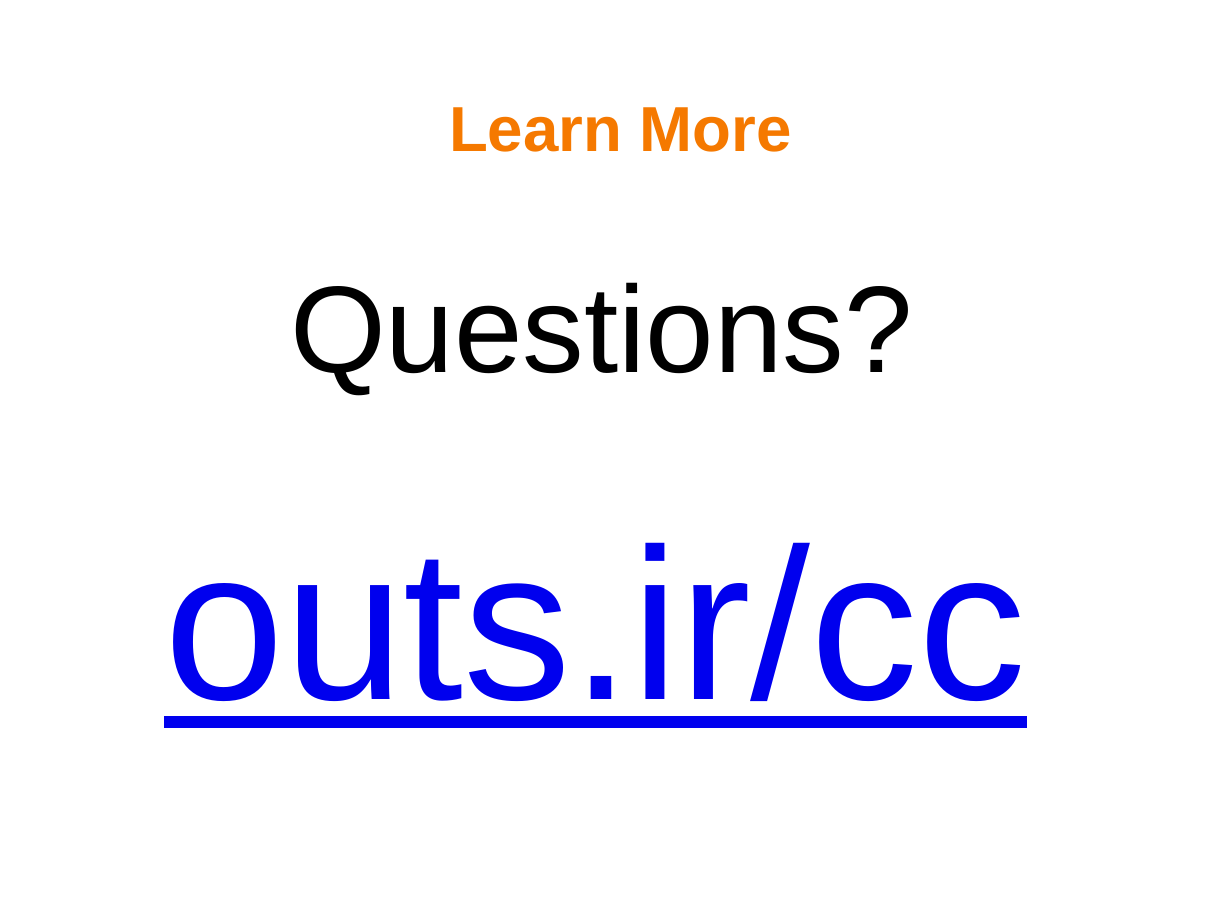
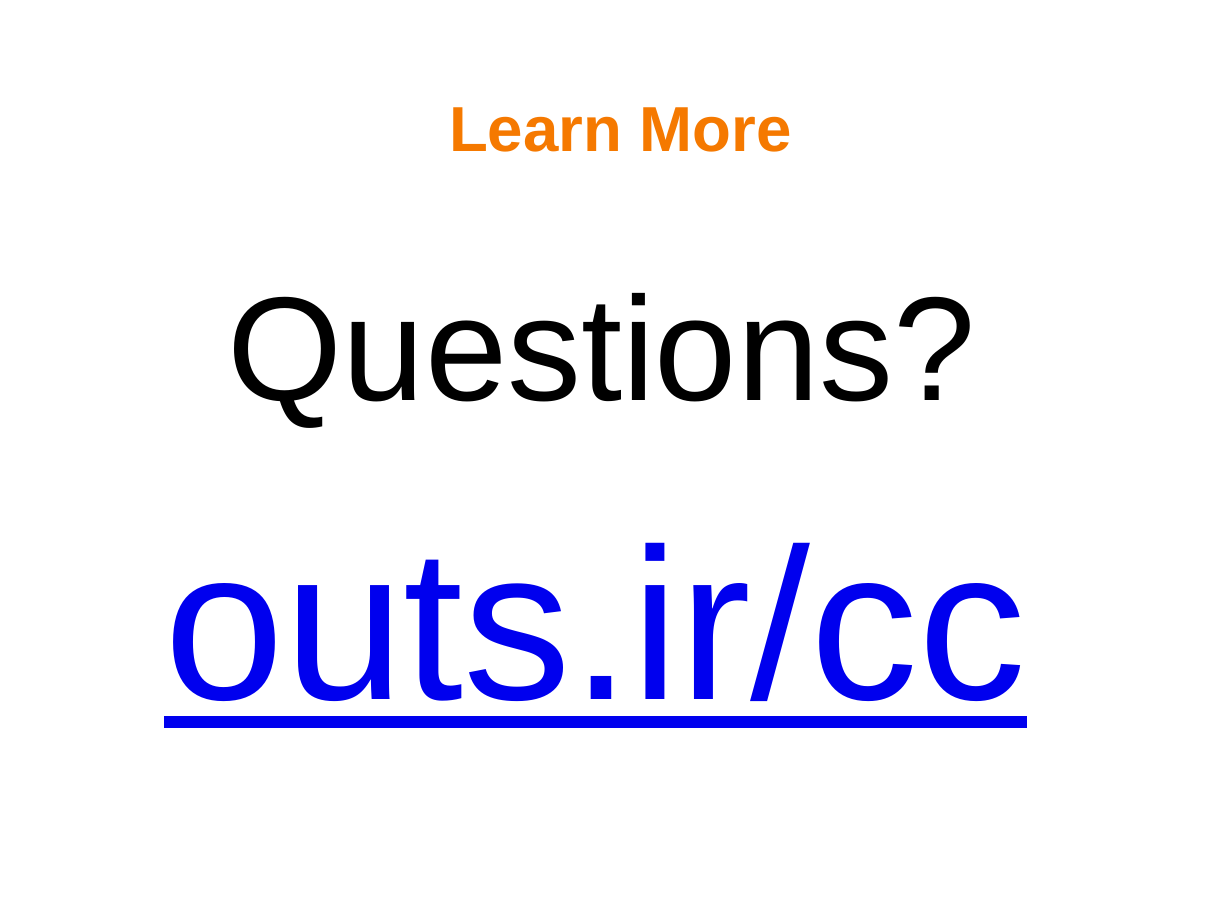
Before and after one commit to mohsend/know-creativecommons, a slide deck: slide 18 of know-cc-slideshow.odp. Drawn at 1232x924 pixels with LibreOffice and Linux fonts; fonts in the diff are those of the drawing; background and template pictures are left out. Boxes give left, top, right and bottom in pixels: in the first picture for what was removed or moved away, otherwise in the second. Text is boxed around its words. In the diff, an @@ line names an element or a change of style, - is before the commit and + after.

```diff
--- a/know-cc-slideshow.odp
+++ b/know-cc-slideshow.odp
@@ text "Questions?" at (x1=228, y1=293, x2=976, y2=427): size 80 to 96 pt @@
```
Also in this commit, not shown: 3 other slides changed.
